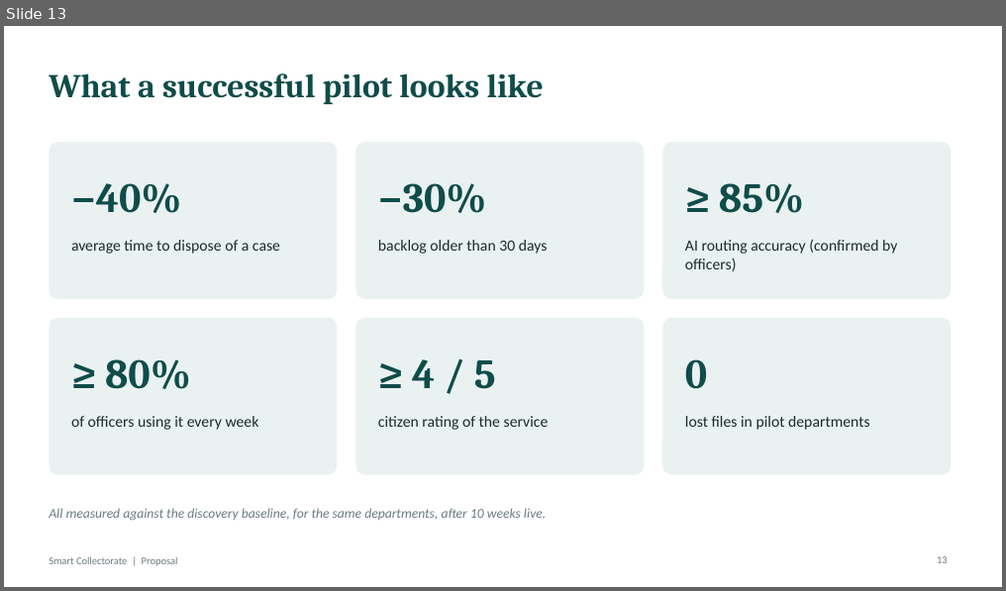
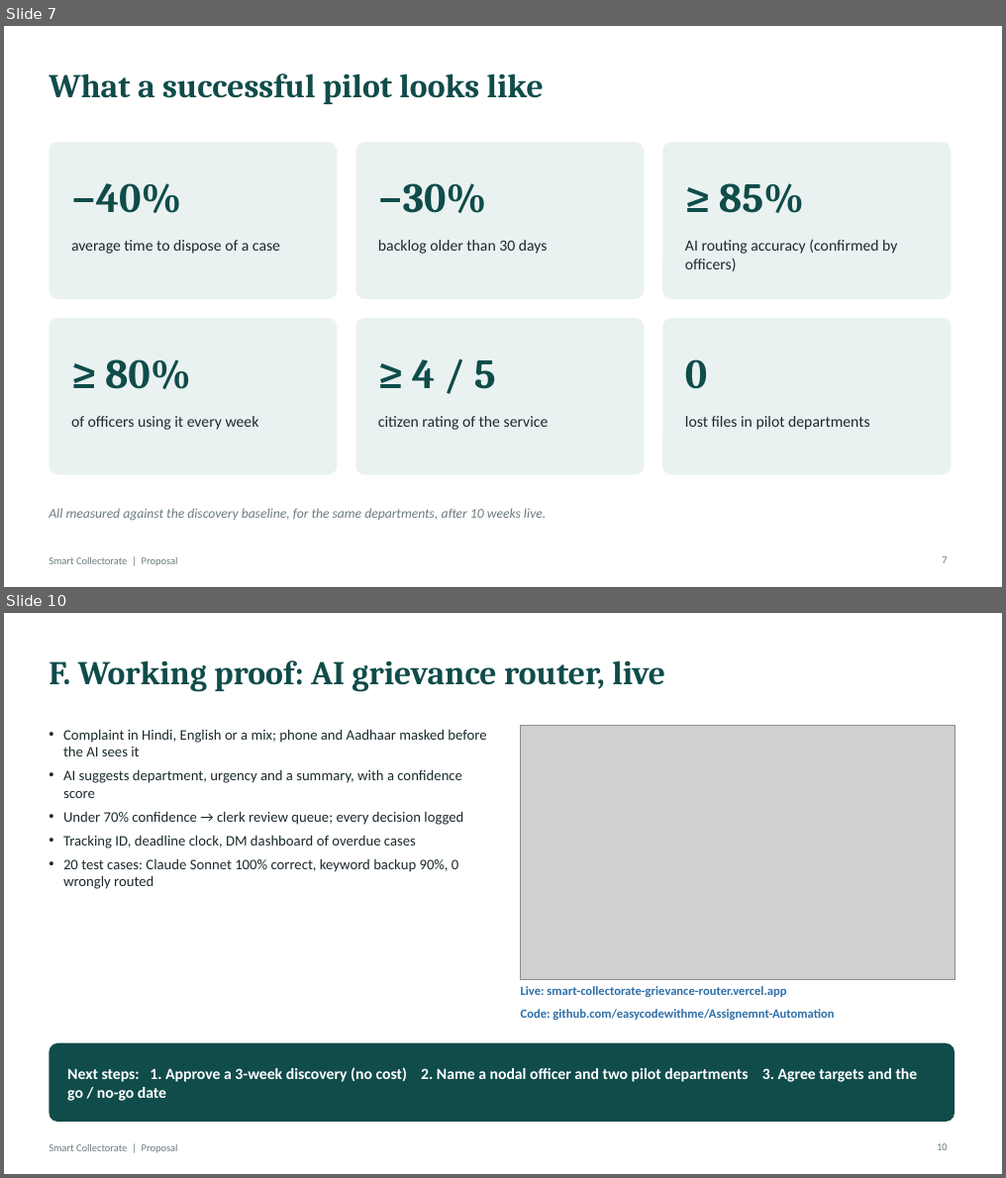
Before and after one commit to easycodewithme/Assignemnt-Automation, a slide deck: presentation/Smart_Collectorate_Proposal.pptx. Shown one above the other, each under a label of ours: slide 13 before the commit, slides 7 and 10 after it; the slides between them are not shown. The pictures are 1006x591 and 1006x1178 pixels, drawn with LibreOffice and Linux fonts; fonts in the diff are those of the drawing; grey boxes stand for pictures. Boxes give left, top, right and bottom in pixels: in the first picture for what was removed or moved away, otherwise in the second. Text is boxed around its words. In the diff, an @@ line names an element or a change of style, - is before the commit and + after.

```diff
--- a/presentation/Smart_Collectorate_Proposal.pptx
+++ b/presentation/Smart_Collectorate_Proposal.pptx
@@ slide 10 added at [4, 613, 1002, 1174], background #FFFFFF; not listed: 1 template element that a slide beside it also shows @@
@@ title added at [49, 661, 665, 692], 32 pt, text #0F4C4A, bold @@
+F. Working proof: AI grievance router, live
@@ text added at [63, 729, 486, 889], 14 pt, text #1B2A2F @@
+• Complaint in Hindi, English or a mix; phone and Aadhaar masked before the AI sees it
+• AI suggests department, urgency and a summary, with a confidence score
+• Under 70% confidence → clerk review queue; every decision logged
+• Tracking ID, deadline clock, DM dashboard of overdue cases
+• 20 test cases: Claude Sonnet 100% correct, keyword backup 90%, 0 wrongly routed
@@ picture added at [521, 725, 954, 980] @@
@@ text added at [521, 986, 786, 997], 12 pt, text #2E6FA7, bold @@
+Live: smart-collectorate-grievance-router.vercel.app
@@ text added at [521, 1009, 834, 1020], 12 pt, text #2E6FA7, bold @@
+Code: github.com/easycodewithme/Assignemnt-Automation
@@ rounded rectangle added at [49, 1044, 954, 1122], fill #0F4C4A @@
@@ text added at [67, 1067, 918, 1101], 15 pt, text #FFFFFF, bold @@
+Next steps: 1. Approve a 3-week discovery (no cost) 2. Name a nodal officer and two pilot departments 3. Agree targets and the go / no-go date
@@ page number added at [937, 1144, 947, 1151], 10 pt, text #6B7C80 @@
+10
@@ what was slide 13 is now slide 7 @@
@@ page number at [942, 557, 946, 564]: text changed @@
-13
+7
```
Also in this commit, not shown: 4 slides changed, 3 other slides added, 14 slides removed, 1 other file.
